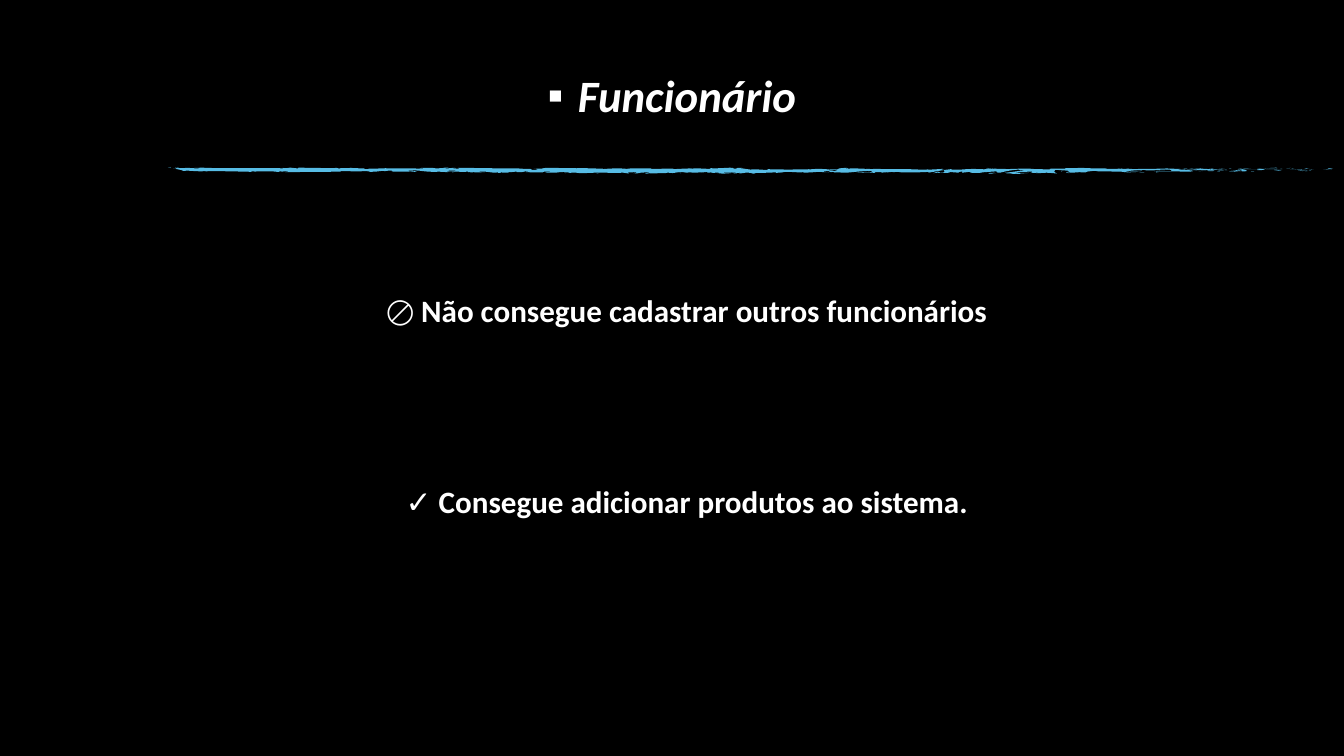
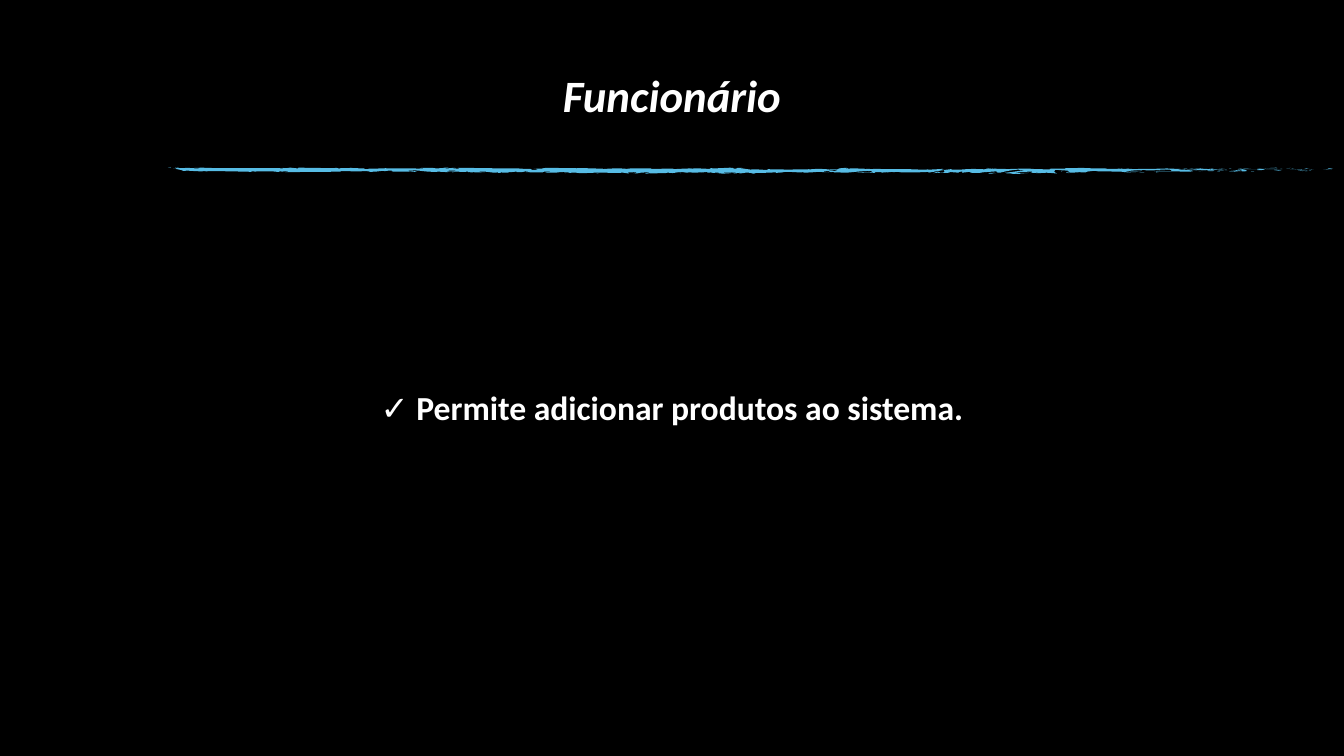
Before and after one commit to Davix2903/Pizzaria, a slide deck: slide 6 of Rio Claro PowerPoint.pptx (slide 3 before the commit). Drawn at 1344x756 pixels with LibreOffice and Linux fonts; fonts in the diff are those of the drawing; background and template pictures are left out. Boxes give left, top, right and bottom in pixels: in the first picture for what was removed or moved away, otherwise in the second. Text is boxed around its words. In the diff, an @@ line names an element or a change of style, - is before the commit and + after.

```diff
--- a/Rio Claro PowerPoint.pptx
+++ b/Rio Claro PowerPoint.pptx
@@ text "Funcionário" at [563, 80, 781, 113]: bullet ▪ to none @@
@@ text removed at [421, 300, 987, 328] @@
-🚫 Não consegue cadastrar outros funcionários
@@ text at [416, 396, 963, 426]: text changed; size 22.2 to 24 pt @@
-✓ Consegue adicionar produtos ao sistema.
+✓ Permite adicionar produtos ao sistema.
```
Also in this commit, not shown: 7 other slides changed, 1 slide added, 5 other files.
